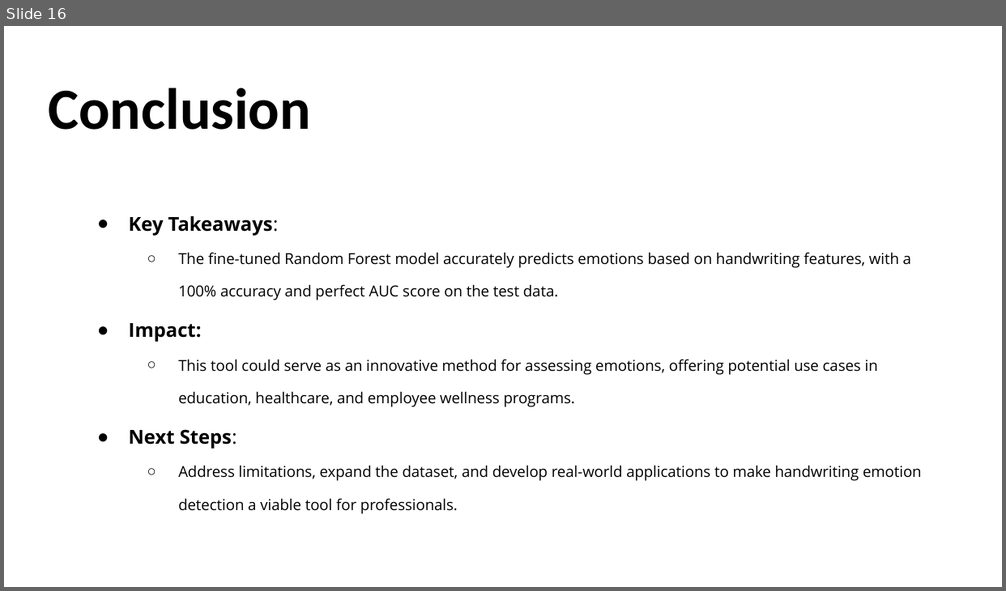
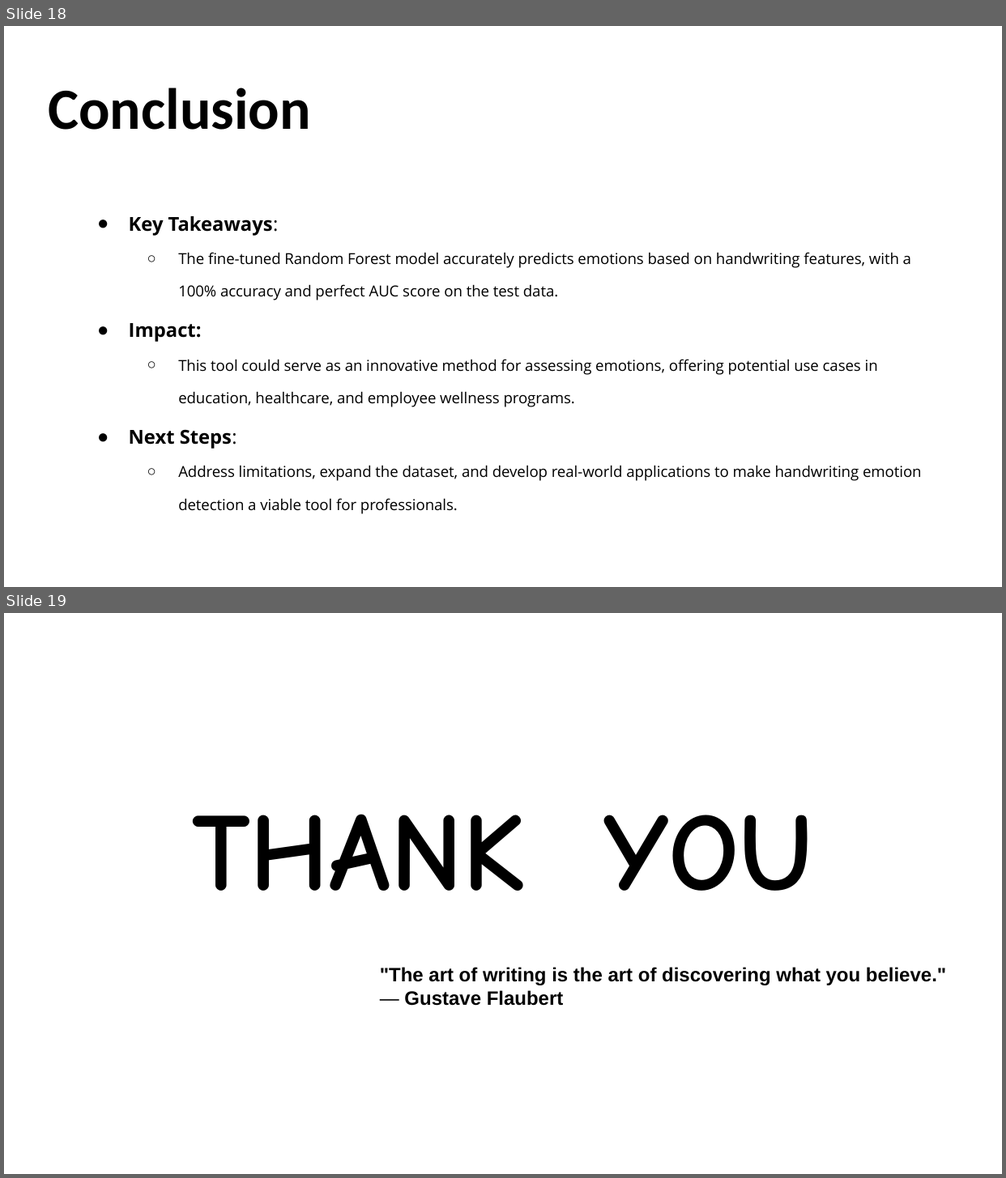
Before and after one commit to Ernawaty2024/handwriting_sentiment_classifier, a slide deck: Project 4.1.pptx. Shown one above the other, each under a label of ours: slide 16 before the commit, slides 18 and 19 after it. The pictures are 1006x591 and 1006x1178 pixels, drawn with LibreOffice and Linux fonts; fonts in the diff are those of the drawing; background and template pictures are left out. Boxes give left, top, right and bottom in pixels: in the first picture for what was removed or moved away, otherwise in the second. Text is boxed around its words. In the diff, an @@ line names an element or a change of style, - is before the commit and + after.

```diff
--- a/Project 4.1.pptx
+++ b/Project 4.1.pptx
@@ slide 19 added at (4, 613, 1002, 1174), background picture (left out) @@
@@ title added at (192, 814, 814, 891), 80 pt, text #000000, bold @@
+THANK YOU
@@ text added at (380, 967, 946, 1006), 14 pt, text #000000, bold @@
+"The art of writing is the art of discovering what you believe."
+— Gustave Flaubert
@@ what was slide 16 is now slide 18 @@
```
Also in this commit, not shown: 3 other slides added, 1 slide removed.
